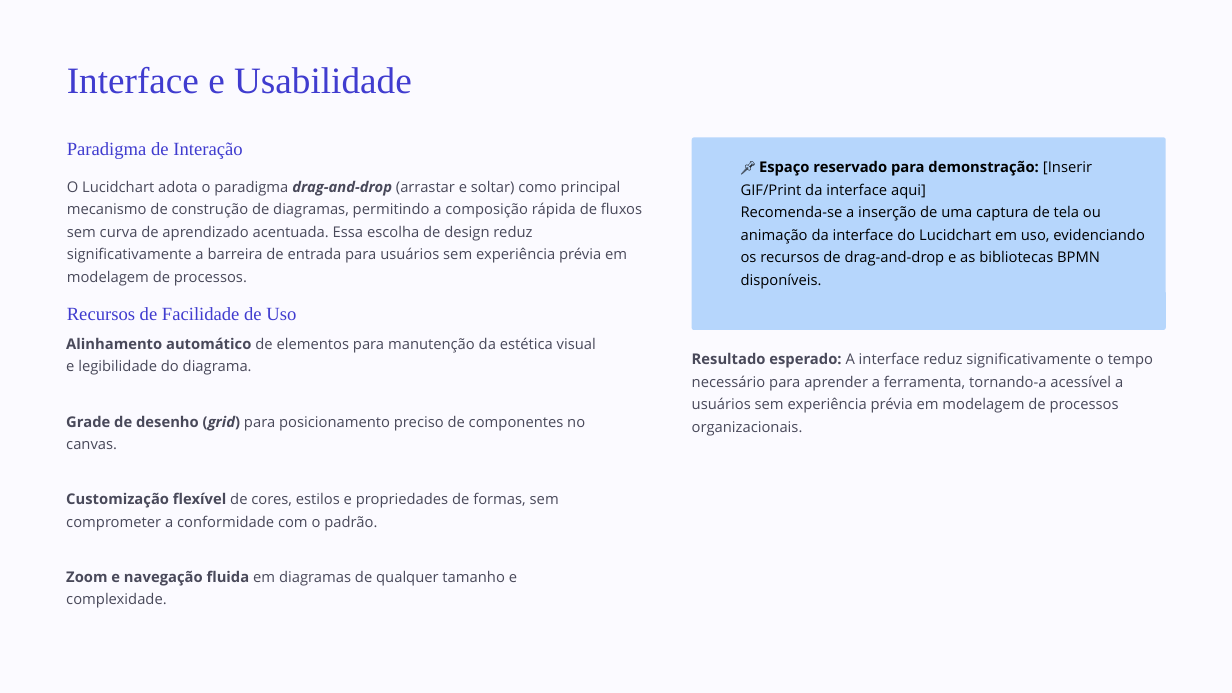
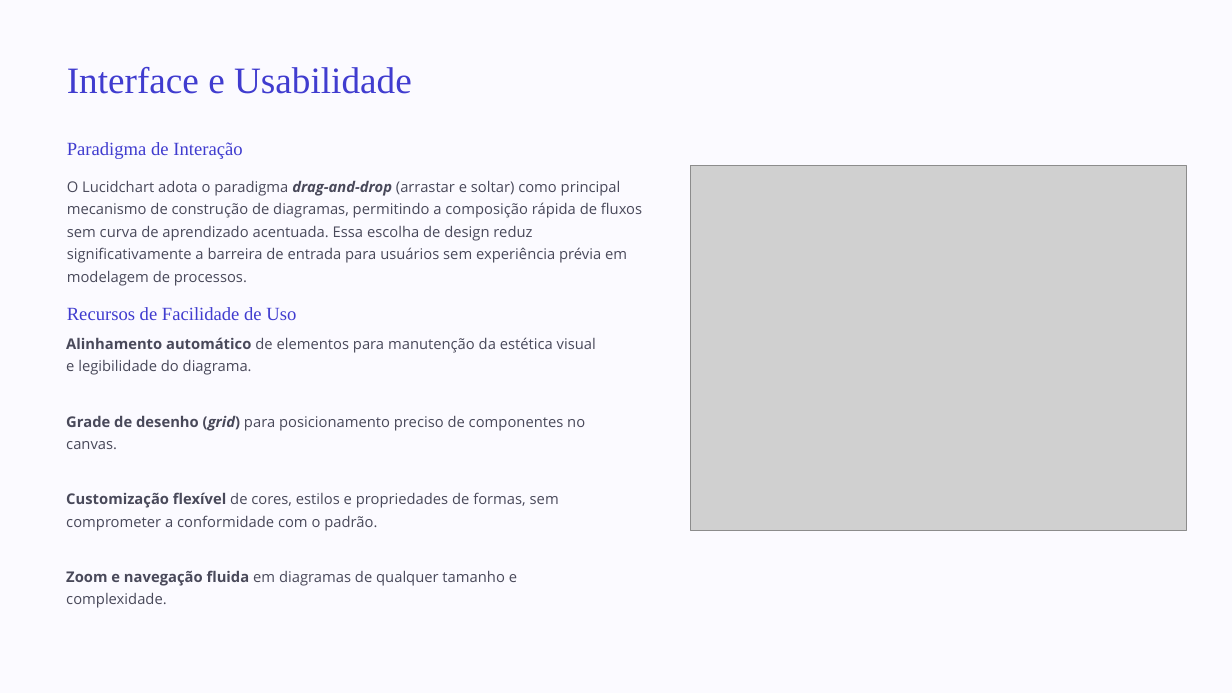
Before and after one commit to anibele/Modelagem-de-Processo, a slide deck: slide 4 of Modelagem-BPMN-Lucidchart.pptx (slide 5 before the commit). Drawn at 1232x693 pixels with LibreOffice and Linux fonts; fonts in the diff are those of the drawing; grey boxes stand for pictures; background and template pictures are left out. Boxes give left, top, right and bottom in pixels: in the first picture for what was removed or moved away, otherwise in the second. Text is boxed around its words. In the diff, an @@ line names an element or a change of style, - is before the commit and + after.

```diff
--- a/Modelagem-BPMN-Lucidchart.pptx
+++ b/Modelagem-BPMN-Lucidchart.pptx
@@ rounded rectangle removed at [692,138,1166,330] @@
@@ picture added at [690,165,1186,531] @@
@@ text removed at [741,160,1145,289] @@
-📌 Espaço reservado para demonstração: [Inserir GIF/Print da interface aqui]
-Recomenda-se a inserção de uma captura de tela ou animação da interface do Lucidchart em uso, evidenciando os recursos de drag-and-drop e as bibliotecas BPMN disponíveis.
@@ text removed at [692,352,1153,436] @@
-Resultado esperado: A interface reduz significativamente o tempo necessário para aprender a ferramenta, tornando-a acessível a usuários sem experiência prévia em modelagem de processos organizacionais.
```
Also in this commit, not shown: 3 other slides changed, 10 slides added, 1 slide removed.
